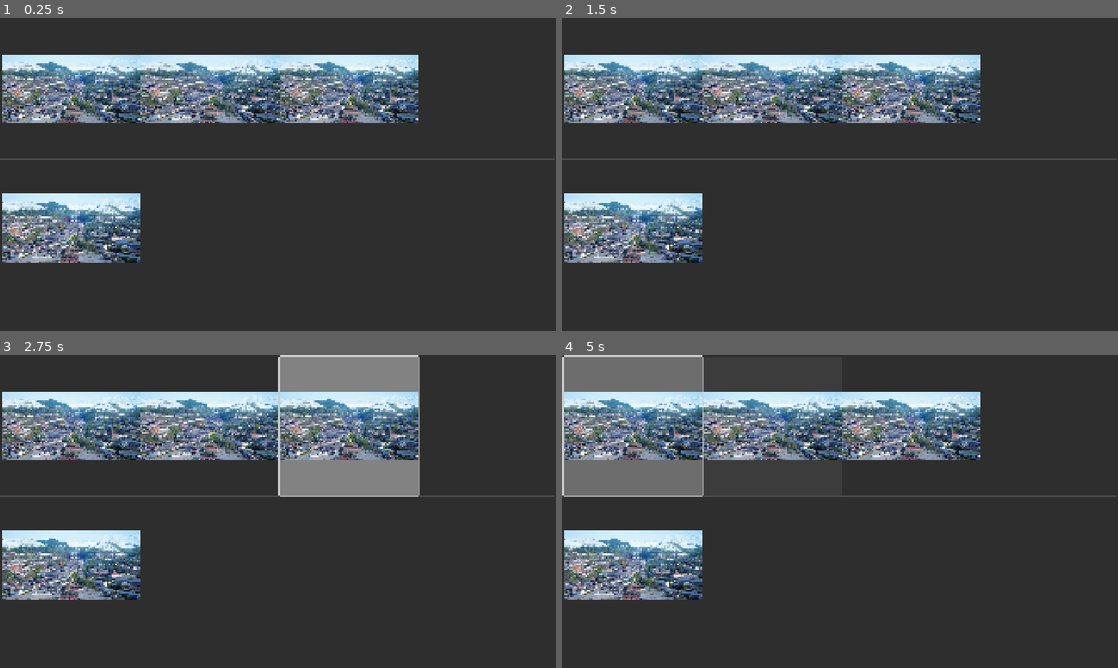
Above: before the commit, frames 1-4 (two rows, left to right).
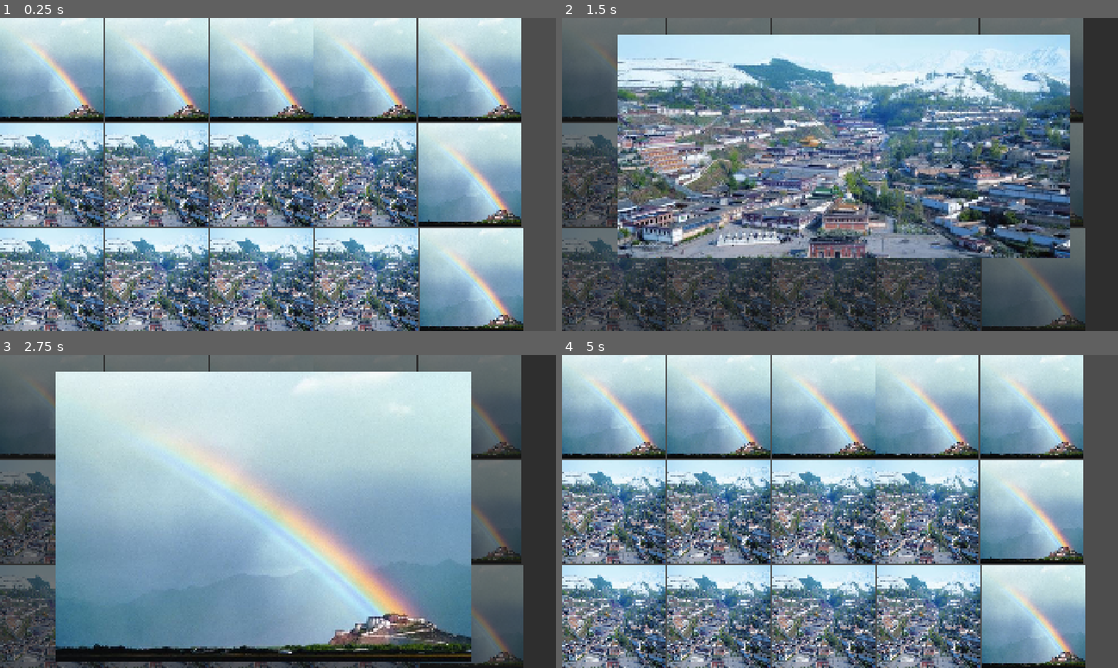
Above: after the commit, the same moments.

Repository: Ye96516/promise
Game: Godot game, scene res://scenes/pics/pics.tscn
The game is run twice, just before and just after one commit, with the same random seed, the same clock (stepped at 60 frames per second) and the same inputs. This scene is started directly instead of the project's main scene.
Inputs (mouse positions are in pixels of both pictures, inside the frame that each line leads up to):
- Up to frame 1 (0.25 s): no input
- Up to frame 2 (1.5 s): tap Enter at 0.5 s; move the mouse to (962, 158) at 0.52 s; click (962, 158) at 0.67 s; tap Space at 1.25 s; drag from (728, 190) to (812, 237) at 1.27 s
- Up to frame 3 (2.75 s): move the mouse to (333, 442) at 2.02 s; click (333, 442) at 2.17 s
- Up to frame 4 (5 s): tap Enter at 2.75 s; drag from (812, 574) to (673, 464) at 2.77 s; move the mouse to (1006, 558) at 3.52 s; click (1006, 558) at 3.67 s; tap Space at 4.25 s; drag from (673, 464) to (756, 433) at 4.27 s

The runs differ from the first frame. In frame 1, 97% of the frame differs, in the area x 0-100%, y 0-100%; in frame 2, 78%; in frame 3, 86%; in frame 4, 97%.

Commit message:
基础照片设置

Diff:
--- /dev/null
+++ b/scenes/pics/panel.gd
@@ -0,0 +1,5 @@
+extends Panel
+
+func _on_gui_input(event: InputEvent) -> void:
+	if event is InputEventMouseButton and event.is_released():
+		visible=!visible
--- /dev/null
+++ b/scenes/pics/pic_texture.gd
@@ -0,0 +1,14 @@
+@tool
+class_name PicTexture extends TextureRect
+
+@onready var big_panel: Panel = %BigPanel
+@onready var big_pic: TextureRect = %BigPic
+
+func _ready() -> void:
+	expand_mode=TextureRect.EXPAND_FIT_WIDTH
+	connect("gui_input",_on_gui_input)
+
+func _on_gui_input(event: InputEvent) -> void:
+	if event is InputEventMouseButton and event.is_released():
+		big_pic.texture=texture
+		big_panel.visible=true
--- a/scenes/pics/pics.tscn
+++ b/scenes/pics/pics.tscn
@@ -1,36 +1,143 @@
-[gd_scene load_steps=2 format=3 uid="uid://dabxu4kp7wxo7"]
+[gd_scene load_steps=5 format=3 uid="uid://dabxu4kp7wxo7"]
 
-[ext_resource type="Texture2D" uid="uid://b26hhqutocqk" path="res://scenes/pics/塔尔寺.jpg" id="1_3kn3w"]
+[ext_resource type="Texture2D" uid="uid://b26hhqutocqk" path="res://scenes/pics/images/塔尔寺/塔尔寺.jpg" id="1_3kn3w"]
+[ext_resource type="Texture2D" uid="uid://dytkvhrii346" path="res://scenes/pics/images/塔尔寺/塔尔寺-彩虹.jpg" id="2_27hax"]
+[ext_resource type="Script" uid="uid://b8yiki0hdnxna" path="res://scenes/pics/pic_texture.gd" id="2_s27gd"]
+[ext_resource type="Script" uid="uid://dvlr1s2yryl4n" path="res://scenes/pics/panel.gd" id="4_b3o8y"]
 
 [node name="Pics" type="CanvasLayer"]
 
-[node name="HBoxContainer" type="HBoxContainer" parent="."]
+[node name="VBoxContainer" type="VBoxContainer" parent="."]
 anchors_preset = 15
 anchor_right = 1.0
 anchor_bottom = 1.0
 grow_horizontal = 2
 grow_vertical = 2
 
-[node name="ItemList" type="ItemList" parent="."]
+[node name="HBoxContainer" type="HBoxContainer" parent="VBoxContainer"]
+layout_mode = 2
+size_flags_vertical = 3
+
+[node name="PicTexture" type="TextureRect" parent="VBoxContainer/HBoxContainer"]
+layout_mode = 2
+texture = ExtResource("2_27hax")
+expand_mode = 2
+script = ExtResource("2_s27gd")
+metadata/_custom_type_script = "uid://b8yiki0hdnxna"
+
+[node name="PicTexture2" type="TextureRect" parent="VBoxContainer/HBoxContainer"]
+layout_mode = 2
+texture = ExtResource("2_27hax")
+expand_mode = 2
+script = ExtResource("2_s27gd")
+metadata/_custom_type_script = "uid://b8yiki0hdnxna"
+
+[node name="PicTexture3" type="TextureRect" parent="VBoxContainer/HBoxContainer"]
+layout_mode = 2
+texture = ExtResource("2_27hax")
+expand_mode = 2
+script = ExtResource("2_s27gd")
+metadata/_custom_type_script = "uid://b8yiki0hdnxna"
+
+[node name="PicTexture4" type="TextureRect" parent="VBoxContainer/HBoxContainer"]
+layout_mode = 2
+texture = ExtResource("2_27hax")
+expand_mode = 2
+script = ExtResource("2_s27gd")
+metadata/_custom_type_script = "uid://b8yiki0hdnxna"
+
+[node name="PicTexture5" type="TextureRect" parent="VBoxContainer/HBoxContainer"]
+layout_mode = 2
+texture = ExtResource("2_27hax")
+expand_mode = 2
+script = ExtResource("2_s27gd")
+metadata/_custom_type_script = "uid://b8yiki0hdnxna"
+
+[node name="HBoxContainer2" type="HBoxContainer" parent="VBoxContainer"]
+layout_mode = 2
+size_flags_vertical = 3
+
+[node name="TextureRect" type="TextureRect" parent="VBoxContainer/HBoxContainer2"]
+layout_mode = 2
+texture = ExtResource("1_3kn3w")
+expand_mode = 2
+script = ExtResource("2_s27gd")
+metadata/_custom_type_script = "uid://b8yiki0hdnxna"
+
+[node name="TextureRect2" type="TextureRect" parent="VBoxContainer/HBoxContainer2"]
+layout_mode = 2
+texture = ExtResource("1_3kn3w")
+expand_mode = 2
+script = ExtResource("2_s27gd")
+metadata/_custom_type_script = "uid://b8yiki0hdnxna"
+
+[node name="TextureRect3" type="TextureRect" parent="VBoxContainer/HBoxContainer2"]
+layout_mode = 2
+texture = ExtResource("1_3kn3w")
+expand_mode = 2
+script = ExtResource("2_s27gd")
+metadata/_custom_type_script = "uid://b8yiki0hdnxna"
+
+[node name="TextureRect4" type="TextureRect" parent="VBoxContainer/HBoxContainer2"]
+layout_mode = 2
+texture = ExtResource("1_3kn3w")
+expand_mode = 2
+script = ExtResource("2_s27gd")
+metadata/_custom_type_script = "uid://b8yiki0hdnxna"
+
+[node name="TextureRect5" type="TextureRect" parent="VBoxContainer/HBoxContainer2"]
+layout_mode = 2
+texture = ExtResource("2_27hax")
+expand_mode = 2
+script = ExtResource("2_s27gd")
+metadata/_custom_type_script = "uid://b8yiki0hdnxna"
+
+[node name="HBoxContainer3" type="HBoxContainer" parent="VBoxContainer"]
+layout_mode = 2
+size_flags_vertical = 3
+
+[node name="TextureRect" type="TextureRect" parent="VBoxContainer/HBoxContainer3"]
+layout_mode = 2
+texture = ExtResource("1_3kn3w")
+expand_mode = 2
+
+[node name="TextureRect2" type="TextureRect" parent="VBoxContainer/HBoxContainer3"]
+layout_mode = 2
+texture = ExtResource("1_3kn3w")
+expand_mode = 2
+
+[node name="TextureRect3" type="TextureRect" parent="VBoxContainer/HBoxContainer3"]
+layout_mode = 2
+texture = ExtResource("1_3kn3w")
+expand_mode = 2
+
+[node name="TextureRect4" type="TextureRect" parent="VBoxContainer/HBoxContainer3"]
+layout_mode = 2
+texture = ExtResource("1_3kn3w")
+expand_mode = 2
+
+[node name="TextureRect5" type="TextureRect" parent="VBoxContainer/HBoxContainer3"]
+layout_mode = 2
+texture = ExtResource("2_27hax")
+expand_mode = 2
+
+[node name="BigPanel" type="Panel" parent="."]
+unique_name_in_owner = true
+visible = false
 anchors_preset = 15
 anchor_right = 1.0
 anchor_bottom = 1.0
 grow_horizontal = 2
 grow_vertical = 2
-theme_override_constants/v_separation = 0
-theme_override_constants/line_separation = 0
-theme_override_constants/h_separation = 0
-select_mode = 1
-allow_reselect = true
-allow_rmb_select = true
-max_text_lines = 3
-auto_height = true
-item_count = 4
-max_columns = 3
-same_column_width = true
-fixed_column_width = 480
-fixed_icon_size = Vector2i(480, 480)
-item_0/icon = ExtResource("1_3kn3w")
-item_1/icon = ExtResource("1_3kn3w")
-item_2/icon = ExtResource("1_3kn3w")
-item_3/icon = ExtResource("1_3kn3w")
+script = ExtResource("4_b3o8y")
+
+[node name="BigPic" type="TextureRect" parent="BigPanel"]
+unique_name_in_owner = true
+offset_left = 188.0
+offset_top = 55.0
+offset_right = 1751.0
+offset_bottom = 1055.0
+texture = ExtResource("2_27hax")
+stretch_mode = 4
+
+[connection signal="gui_input" from="BigPanel" to="BigPanel" method="_on_gui_input"]
Binary file added: scenes/pics/images/塔尔寺/塔尔寺-彩虹.jpg
Not shown, added: scenes/pics/images/塔尔寺/塔尔寺-彩虹.jpg.import
Renamed: scenes/pics/塔尔寺.jpg -> scenes/pics/images/塔尔寺/塔尔寺.jpg
Not shown, changed: scenes/pics/images/塔尔寺/塔尔寺.jpg.import
Not shown, added: scenes/pics/panel.gd.uid
Not shown, added: scenes/pics/pic_texture.gd.uid
